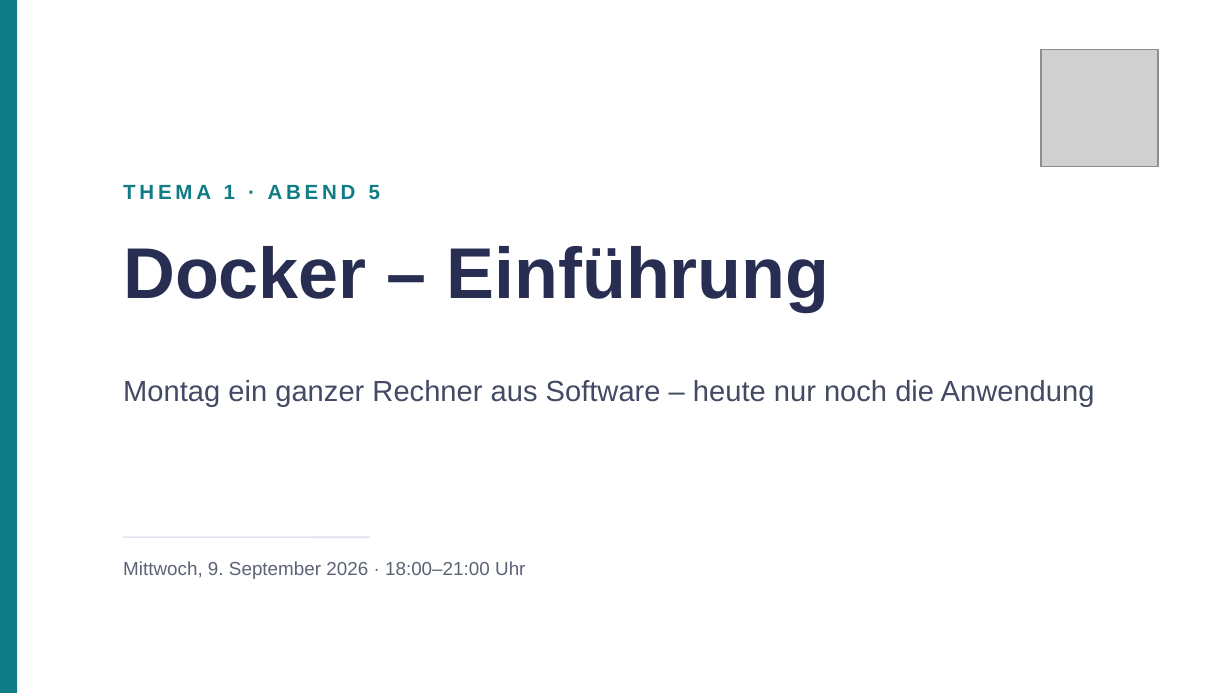
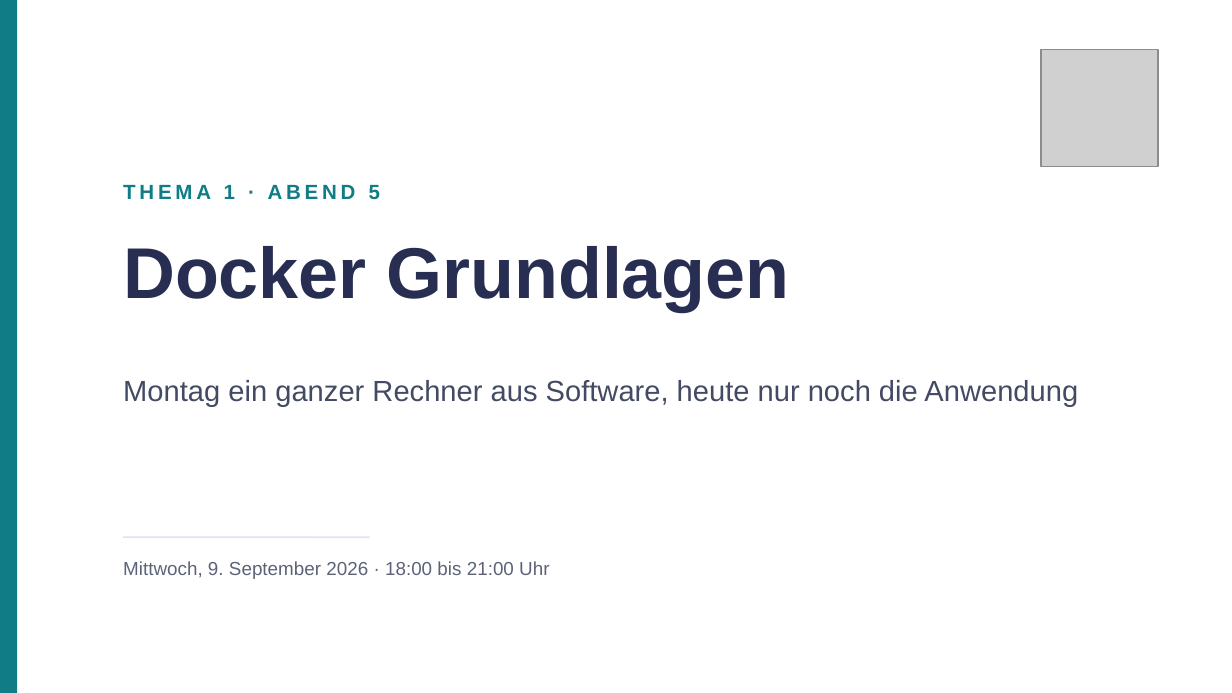
Before and after one commit to JacobMenge/kurs-unterlagen, a slide deck: slide 1 of folien/05-docker-einfuehrung.pptx. Drawn at 1232x693 pixels with LibreOffice and Linux fonts; fonts in the diff are those of the drawing; grey boxes stand for pictures. Boxes give left, top, right and bottom in pixels: in the first picture for what was removed or moved away, otherwise in the second. Text is boxed around its words. In the diff, an @@ line names an element or a change of style, - is before the commit and + after.

Commit message:
new docker fix

```diff
--- a/folien/05-docker-einfuehrung.pptx
+++ b/folien/05-docker-einfuehrung.pptx
@@ text at (123, 246, 790, 312): text changed @@
-Docker – Einführung
+Docker Grundlagen
@@ text at (123, 380, 1078, 406): text changed @@
-Montag ein ganzer Rechner aus Software – heute nur noch die Anwendung
+Montag ein ganzer Rechner aus Software, heute nur noch die Anwendung
@@ text at (123, 561, 549, 579): text changed @@
-Mittwoch, 9. September 2026 · 18:00–21:00 Uhr
+Mittwoch, 9. September 2026 · 18:00 bis 21:00 Uhr
```
Also in this commit, not shown: 17 other slides changed, 4 slides added, 1 slide removed, 13 other files.
